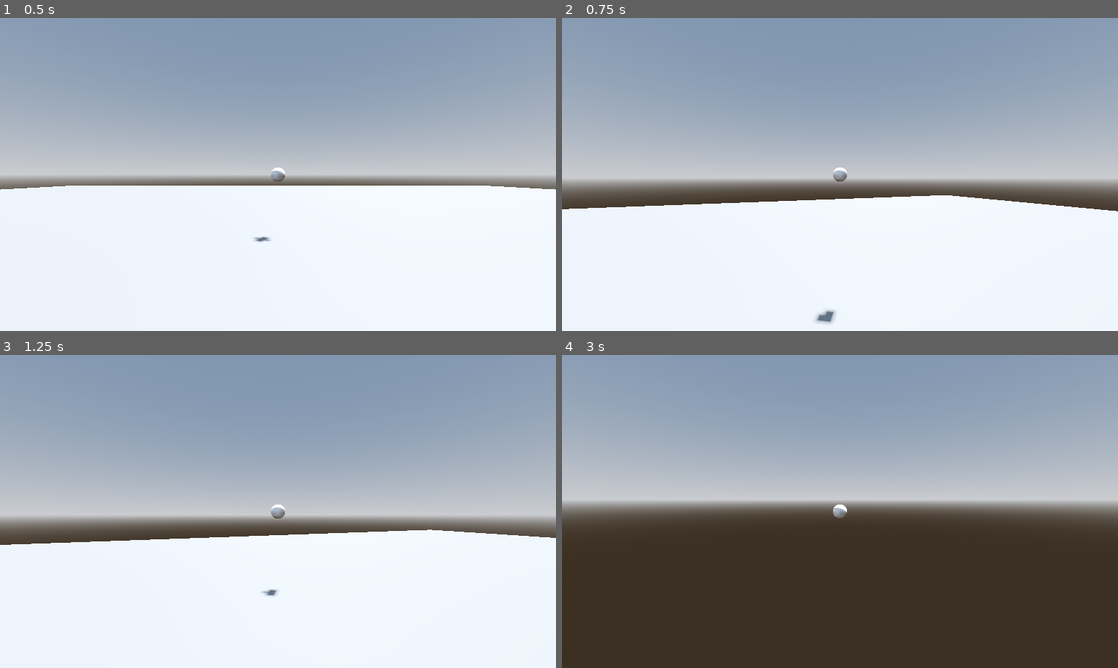
Above: before the commit, frames 1-4 (two rows, left to right).
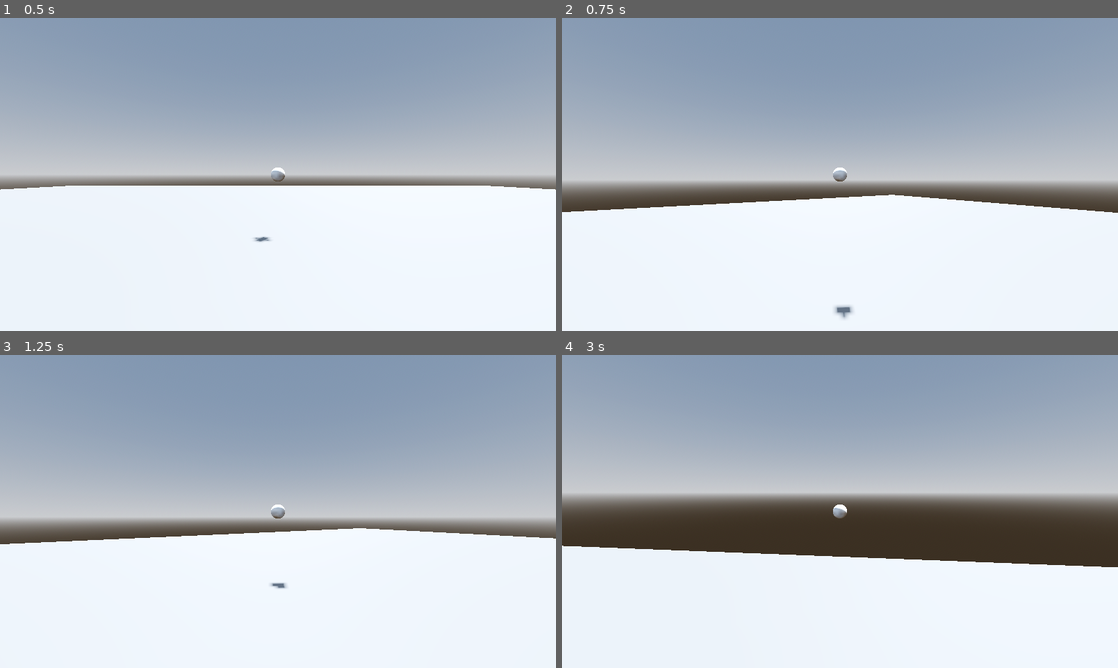
Above: after the commit, the same moments.

Repository: slop-inc/algebra-game-jam
Game: Godot game, scene res://scenes/player_movement_test/player_movement_test.tscn
The game is run twice, just before and just after one commit, with the same random seed, the same clock (stepped at 60 frames per second) and the same inputs.
Inputs (mouse positions are in pixels of both pictures, inside the frame that each line leads up to):
- Up to frame 1 (0.5 s): no input
- Up to frame 2 (0.75 s): tap Enter (ui_accept) at 0.5 s; move the mouse to (867, 174) at 0.52 s; hold W (up_move) from 0.53 s (still down); tap Shift (dash) at 0.6 s; click (867, 174) at 0.67 s
- Up to frame 3 (1.25 s): keep holding W (up_move); tap Enter (ui_accept) at 0.77 s
- Up to frame 4 (3 s): keep holding W (up_move); move the mouse to (812, 511) at 1.27 s; tap Shift (dash) at 1.35, 2.1, 2.85 s; tap Enter (ui_accept) at 1.52 s; move the mouse to (851, 505) at 2.02 s; move the mouse to (834, 517) at 2.77 s; click (834, 517) at 2.92 s

Frame 1 is identical in both runs. In frame 2, 1.7% of the frame differs, in the area x 0-100%, y 48-98%; in frame 3, 1.6%; in frame 4, 41%, in the area x 0-100%, y 44-100%.

Commit message:
Player Momvement (Acceleration, Deceleration, Dash, Sex)

Diff:
--- a/project.godot
+++ b/project.godot
@@ -24,6 +24,10 @@
 [dotnet]
 
 project/assembly_name="AlgebraGameJam"
+
+[filesystem]
+
+import/blender/enabled=false
 
 [input]
 
--- a/scenes/player_movement_test/player.gd
+++ b/scenes/player_movement_test/player.gd
@@ -1,9 +1,12 @@
 extends CharacterBody3D
 
 
-const SPEED = 5.0
-const JUMP_VELOCITY = 4.5
-const SENSITIVITY = 0.005
+var SPEED = 0.0
+var MAXSPEED = 5.0
+var JUMP_VELOCITY = 4.
+var DECEL = 0.80
+var ACCEL = 0.20
+var SENSITIVITY = 0.008
 
 
 @onready var head = $Head
@@ -51,16 +54,27 @@
 	# As good practice, you should replace UI actions with custom gameplay actions.
 	var input_dir = Input.get_vector("left_move", "right_move", "up_move", "down_move")
 	var direction = (head.transform.basis * Vector3(input_dir.x, 0, input_dir.y)).normalized()
+
 	if is_on_floor():
-
 		if direction:
+			# Speed up acceleration
 			velocity.x = direction.x * SPEED
 			velocity.z = direction.z * SPEED
+			if SPEED < MAXSPEED:
+				SPEED = SPEED + ACCEL
+			print("SPEED:",SPEED)
+		elif SPEED > 0:
+			# Slow down
+			SPEED = SPEED - DECEL
+			velocity.x = move_toward(velocity.x, SPEED, 0)
+			velocity.z = move_toward(velocity.z, SPEED, 0)
+			print("SPEED:",SPEED)
 		else:
-			velocity.x = move_toward(velocity.x, 0, SPEED)
-			velocity.z = move_toward(velocity.z, 0, SPEED)
+			# Stop
+			SPEED = 0
+			velocity.x = move_toward(velocity.x, 0, MAXSPEED)
+			velocity.z = move_toward(velocity.z, 0, MAXSPEED)
 	else:
 		velocity.x = lerp(velocity.x, direction.x * SPEED, delta * 2.0)
 		velocity.y = lerp(velocity.y, direction.y * SPEED, delta * 2.0)
-
 	move_and_slide()
Not shown, added: assets/cultist.fbx.import
Not shown: 1 places in scenes/rooms/catacomb/curved_left/curve_left_test.tscn that only renumber resources
Not shown: 1 places in scenes/rooms/catacomb/curved_right/curve_right_test.tscn that only renumber resources
Not shown: 1 places in scenes/rooms/catacomb/straight/straight_test.tscn that only renumber resources
